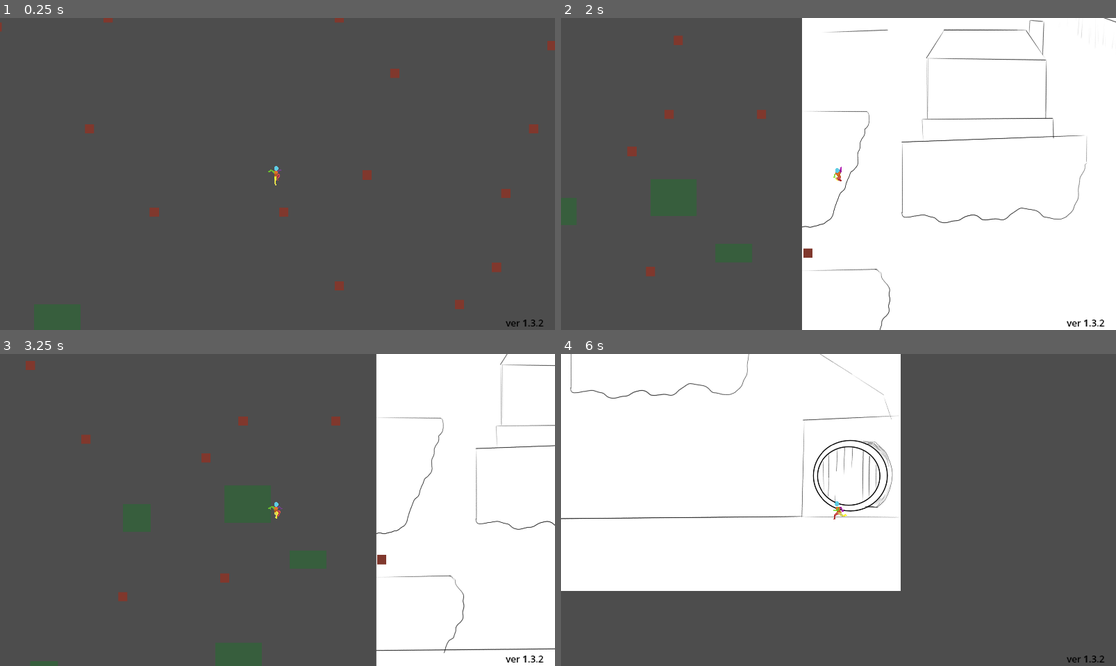
Above: before the commit, frames 1-4 (two rows, left to right).
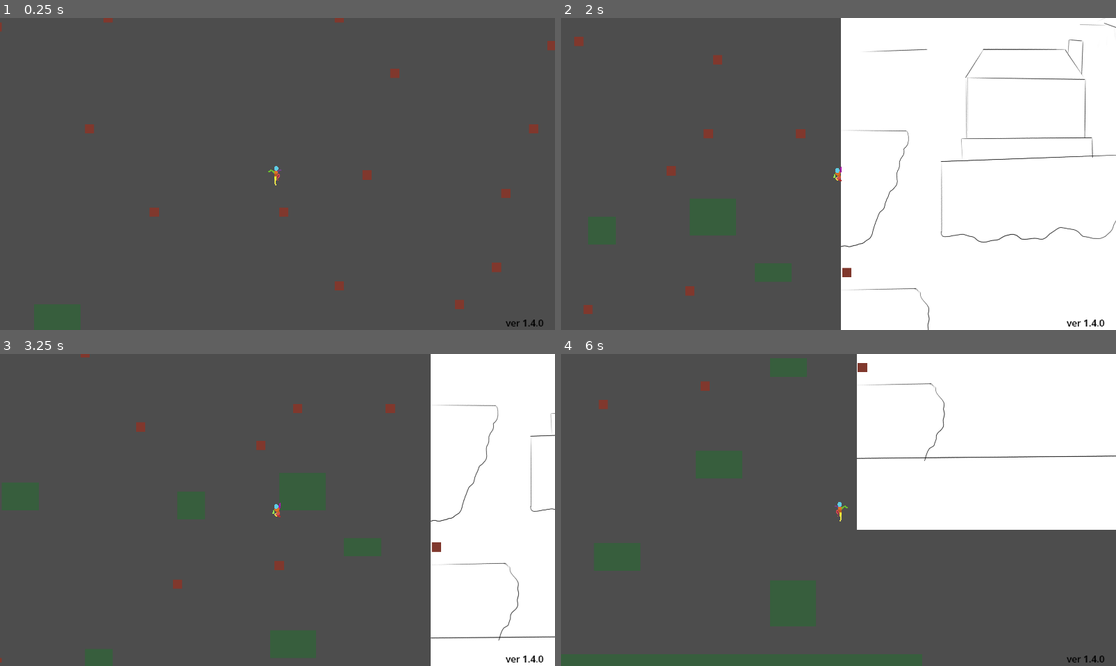
Above: after the commit, the same moments.

Repository: oliver6312/platforming
Game: Godot game, scene res://Scenes/PrototypeLevel.tscn
The game is run twice, just before and just after one commit, with the same random seed, the same clock (stepped at 60 frames per second) and the same inputs.
Inputs (mouse positions are in pixels of both pictures, inside the frame that each line leads up to):
- Up to frame 1 (0.25 s): no input
- Up to frame 2 (2 s): move the mouse to (960, 158) at 0.52 s; hold Right (ui_right) from 0.53 s (still down); tap Space (dash) at 0.6, 1.55 s; tap Up (jump) at 0.77, 1.52 s; move the mouse to (727, 189) at 1.27 s; click (727, 189) at 1.35 s
- Up to frame 3 (3.25 s): move the mouse to (333, 441) at 2.02 s; release Right (ui_right) at 2.03 s; hold Left (ui_left) 2.03-2.78 s; tap Space (dash) at 2.1, 2.85 s; move the mouse to (249, 572) at 2.77 s; hold Right (ui_right) from 2.78 s (still down); tap Up (jump) at 3.02 s
- Up to frame 4 (6 s): move the mouse to (1005, 556) at 3.52 s; click (1005, 556) at 3.6 s; tap Up (jump) at 3.77, 4.52 s; tap Space (dash) at 3.8, 4.35, 5.1 s; move the mouse to (672, 463) at 4.27 s; release Right (ui_right) at 4.28 s; hold Left (ui_left) 4.28-5.03 s; move the mouse to (866, 510) at 5.02 s; hold Right (ui_right) 5.03-5.78 s; move the mouse to (755, 432) at 5.77 s; hold Left (ui_left) from 5.78 s (still down); click (755, 432) at 5.85 s

The runs differ from the first frame. In frame 1, less than 0.1% of the frame differs, in the area x 95-98%, y 96-99%; in frame 2, 9.4%; in frame 3, 11%; in frame 4, 64%, in the area x 0-100%, y 0-99%.

Commit message:
1.4.0
Added anti-slide area

Diff:
--- /dev/null
+++ b/Scenes/NoWallSlideArea.tscn
@@ -0,0 +1,11 @@
+[gd_scene format=3 uid="uid://mwuwqqk7pyis"]
+
+[sub_resource type="RectangleShape2D" id="RectangleShape2D_pyvrc"]
+size = Vector2(20, 77)
+
+[node name="NoWallSlideArea" type="Area2D" unique_id=1540030112 groups=["no_wall_slide"]]
+collision_layer = 2
+collision_mask = 3
+
+[node name="CollisionShape2D" type="CollisionShape2D" parent="." unique_id=1799573980]
+shape = SubResource("RectangleShape2D_pyvrc")
--- a/Scenes/PlayerCharacter.tscn
+++ b/Scenes/PlayerCharacter.tscn
@@ -931,9 +931,9 @@
 zoom = Vector2(2, 2)
 
 [node name="BodyHitbox" type="Area2D" parent="." unique_id=1091795433]
+collision_layer = 3
+collision_mask = 3
 
 [node name="Body" type="CollisionShape2D" parent="BodyHitbox" unique_id=1692334041]
 position = Vector2(-1.5, 2)
 shape = SubResource("RectangleShape2D_r4x55")
-
-[connection signal="area_entered" from="BodyHitbox" to="." method="_on_body_hitbox_area_entered"]
--- a/Scenes/PrototypeLevel.tscn
+++ b/Scenes/PrototypeLevel.tscn
@@ -4,6 +4,7 @@
 [ext_resource type="Texture2D" uid="uid://c1ul6kmtwkyta" path="res://Sprites/StartingAreFirstdraft.jpg" id="1_xbnwo"]
 [ext_resource type="PackedScene" uid="uid://dfy7x0d3g5rxs" path="res://Scenes/PlayerCharacter.tscn" id="2_jfle5"]
 [ext_resource type="Texture2D" uid="uid://dk5lyl5kglbc4" path="res://Tileset/DualGrid1.0.1 (red).png" id="2_xbnwo"]
+[ext_resource type="PackedScene" uid="uid://mwuwqqk7pyis" path="res://Scenes/NoWallSlideArea.tscn" id="5_7v14k"]
 
 [sub_resource type="TileSetAtlasSource" id="TileSetAtlasSource_v1qfn"]
 texture = ExtResource("1_3mpki")
@@ -233,27 +234,19 @@
 a = Vector2(-388, -42)
 b = Vector2(-181, -42)
 
-[sub_resource type="SegmentShape2D" id="SegmentShape2D_s0kwr"]
-a = Vector2(-603, 50)
-b = Vector2(-490, 50)
-
-[sub_resource type="SegmentShape2D" id="SegmentShape2D_bx147"]
-a = Vector2(-492, 50)
-b = Vector2(-560, 234)
-
 [sub_resource type="SegmentShape2D" id="SegmentShape2D_vgiph"]
 a = Vector2(-172, 63)
 b = Vector2(-396, 63)
 
 [sub_resource type="RectangleShape2D" id="RectangleShape2D_7v14k"]
-size = Vector2(745, 78)
+size = Vector2(744.5, 78)
 
 [sub_resource type="RectangleShape2D" id="RectangleShape2D_s0kwr"]
 size = Vector2(130, 126)
 
 [sub_resource type="SegmentShape2D" id="SegmentShape2D_1bllb"]
-a = Vector2(24, 422)
-b = Vector2(79, 421)
+a = Vector2(27, 428)
+b = Vector2(71, 428)
 
 [sub_resource type="SegmentShape2D" id="SegmentShape2D_ke66r"]
 a = Vector2(28, 319)
@@ -263,20 +256,9 @@
 a = Vector2(-26, 280)
 b = Vector2(136, 280)
 
-[sub_resource type="RectangleShape2D" id="RectangleShape2D_bx147"]
-size = Vector2(189, 45)
-
-[sub_resource type="CapsuleShape2D" id="CapsuleShape2D_xbnwo"]
-radius = 23.0
-height = 215.17896
-
 [sub_resource type="SegmentShape2D" id="SegmentShape2D_0ipl1"]
-a = Vector2(-208, -106)
+a = Vector2(-208, -105)
 b = Vector2(-188, -105)
-
-[sub_resource type="CapsuleShape2D" id="CapsuleShape2D_s0kwr"]
-radius = 6.049011
-height = 51.59912
 
 [node name="PrototypeLevel" type="Node2D" unique_id=408323406]
 
@@ -302,91 +284,71 @@
 offset_right = 461.0
 offset_bottom = 269.0
 theme_override_colors/font_color = Color(0, 0, 0, 1)
-text = "ver 1.3.2"
+text = "ver 1.4.0"
 metadata/_edit_use_anchors_ = true
 
 [node name="StaticBody2D" type="StaticBody2D" parent="." unique_id=762008170]
 position = Vector2(1226, 97)
 
 [node name="BillboardUp" type="CollisionShape2D" parent="StaticBody2D" unique_id=50509152]
-visible = false
 shape = SubResource("SegmentShape2D_u1k0j")
 one_way_collision = true
 
 [node name="BillboardLower" type="CollisionShape2D" parent="StaticBody2D" unique_id=967282696]
-visible = false
 shape = SubResource("SegmentShape2D_xbnwo")
 one_way_collision = true
 
 [node name="RoofUp" type="CollisionShape2D" parent="StaticBody2D" unique_id=620952545]
-visible = false
 shape = SubResource("SegmentShape2D_dy5id")
 one_way_collision = true
 
 [node name="RoofLower" type="CollisionShape2D" parent="StaticBody2D" unique_id=119840896]
-visible = false
 shape = SubResource("SegmentShape2D_7v14k")
 one_way_collision = true
 
-[node name="Forest" type="CollisionShape2D" parent="StaticBody2D" unique_id=349531640]
-visible = false
-shape = SubResource("SegmentShape2D_s0kwr")
-one_way_collision = true
-
-[node name="ForestDecline" type="CollisionShape2D" parent="StaticBody2D" unique_id=1164118648]
-visible = false
-shape = SubResource("SegmentShape2D_bx147")
-
 [node name="HouseLower" type="CollisionShape2D" parent="StaticBody2D" unique_id=1560261445]
-visible = false
 shape = SubResource("SegmentShape2D_vgiph")
 one_way_collision = true
 
 [node name="GroundCave" type="CollisionShape2D" parent="StaticBody2D" unique_id=1418067052]
-visible = false
-position = Vector2(-232, 491)
+position = Vector2(-231.75, 491)
 shape = SubResource("RectangleShape2D_7v14k")
 
 [node name="GroundRock" type="CollisionShape2D" parent="StaticBody2D" unique_id=290059046]
-visible = false
-position = Vector2(-539, 388)
+position = Vector2(-539, 389)
 shape = SubResource("RectangleShape2D_s0kwr")
 
 [node name="SewerLower" type="CollisionShape2D" parent="StaticBody2D" unique_id=1552098508]
-visible = false
 shape = SubResource("SegmentShape2D_1bllb")
 one_way_collision = true
 
 [node name="SewerMiddle" type="CollisionShape2D" parent="StaticBody2D" unique_id=1806667362]
-visible = false
 shape = SubResource("SegmentShape2D_ke66r")
 one_way_collision = true
 
 [node name="SewerUpper" type="CollisionShape2D" parent="StaticBody2D" unique_id=1106237330]
-visible = false
 shape = SubResource("SegmentShape2D_kmaga")
 one_way_collision = true
 
-[node name="FieldUpper" type="CollisionShape2D" parent="StaticBody2D" unique_id=634338911]
-visible = false
-position = Vector2(46.5, 113.5)
-shape = SubResource("RectangleShape2D_bx147")
-
-[node name="Fieldlower" type="CollisionShape2D" parent="StaticBody2D" unique_id=1284575279]
-visible = false
-position = Vector2(47, 169)
-rotation = -1.012291
-shape = SubResource("CapsuleShape2D_xbnwo")
-
 [node name="Chimney" type="CollisionShape2D" parent="StaticBody2D" unique_id=1912413445]
-visible = false
 shape = SubResource("SegmentShape2D_0ipl1")
 one_way_collision = true
-
-[node name="CollisionShape2D4" type="CollisionShape2D" parent="StaticBody2D" unique_id=24728505]
-position = Vector2(-582, 239)
-rotation = -1.8413223
-shape = SubResource("CapsuleShape2D_s0kwr")
 
 [node name="CollisionPolygon2D" type="CollisionPolygon2D" parent="StaticBody2D" unique_id=458033920]
 polygon = PackedVector2Array(-429, 104, -112, 104, -112, 138, -127, 168, -129, 203, -149, 227, -177, 228, -219, 213, -260, 232, -310, 226, -354, 240, -390, 226, -431, 229)
+
+[node name="CollisionPolygon2D2" type="CollisionPolygon2D" parent="StaticBody2D" unique_id=284245116]
+polygon = PackedVector2Array(-48, 94, 140, 94, 140, 280, 124, 280, 111, 237, -48, 135)
+
+[node name="CollisionPolygon2D3" type="CollisionPolygon2D" parent="StaticBody2D" unique_id=1481016505]
+polygon = PackedVector2Array(-606, 50, -492, 50, -558, 237, -605, 247)
+
+[node name="NoWallSlideArea" parent="." unique_id=1540030112 instance=ExtResource("5_7v14k")]
+position = Vector2(1085, 292.99997)
+rotation = 0.20245819
+scale = Vector2(2, 1.5)
+
+[node name="NoWallSlideArea2" parent="." unique_id=1266881798 instance=ExtResource("5_7v14k")]
+position = Vector2(702, 242)
+rotation = 0.20245819
+scale = Vector2(2, 2.5)
--- a/Scripts/player_character.gd
+++ b/Scripts/player_character.gd
@@ -37,7 +37,6 @@
 var coyote_timer := 0.0
 var wall_coyote_timer := 0.0
 var jump_buffer_timer := 0.0
-var can_wall_slide = true
 
 var can_double_jump := true
 var can_dash := true
@@ -50,6 +49,7 @@
 var animation_locked := false
 var direction_locked := false
 
+@onready var body_hitbox: Area2D = $BodyHitbox
 @onready var collision_box: CollisionShape2D = %CollisionBox
 @onready var weapon_hitbox_up: Area2D = %WeaponHitboxUp
 @onready var right_up_weapon: CollisionShape2D = %RightUpWeapon
@@ -202,14 +202,18 @@
 func handle_wall_slide() -> void:
 	if locked_action != "":
 		return
-	if can_wall_slide == false:
-		return
 
 	if Input.get_axis("ui_left", "ui_right"):
 		if is_on_wall() and not is_on_floor() and velocity.y > wall_slide_speed:
-			velocity.y = wall_slide_speed
-
-
+			if can_wall_slide():
+				velocity.y = wall_slide_speed
+
+func can_wall_slide() -> bool:
+	for area in body_hitbox.get_overlapping_areas():
+		if area.is_in_group("no_wall_slide"):
+			print("entered no wall sliding area")
+			return false
+	return true
 
 func is_wall_sliding() -> bool:
 	return is_on_wall() and not is_on_floor() and velocity.y > 0
@@ -269,7 +273,7 @@
 
 	if input_axis != 0 and is_on_floor():
 		animated_sprite_2d.play("run")
-	elif is_on_wall() and not is_on_floor():
+	elif is_on_wall() and not is_on_floor() and can_wall_slide():
 		animated_sprite_2d.play("wall_one_frame")
 	elif not is_on_wall() and not is_on_floor() and velocity.y < 0:
 		animated_sprite_2d.play("jump_up")
@@ -375,6 +379,3 @@
 		weapon_hitbox_up.monitoring = false
 		weapon_hitbox_side.monitoring = false
 		weapon_hitbox_down.monitoring = false
-
-func _on_body_hitbox_area_entered(area: Area2D) -> void:
-	pass
